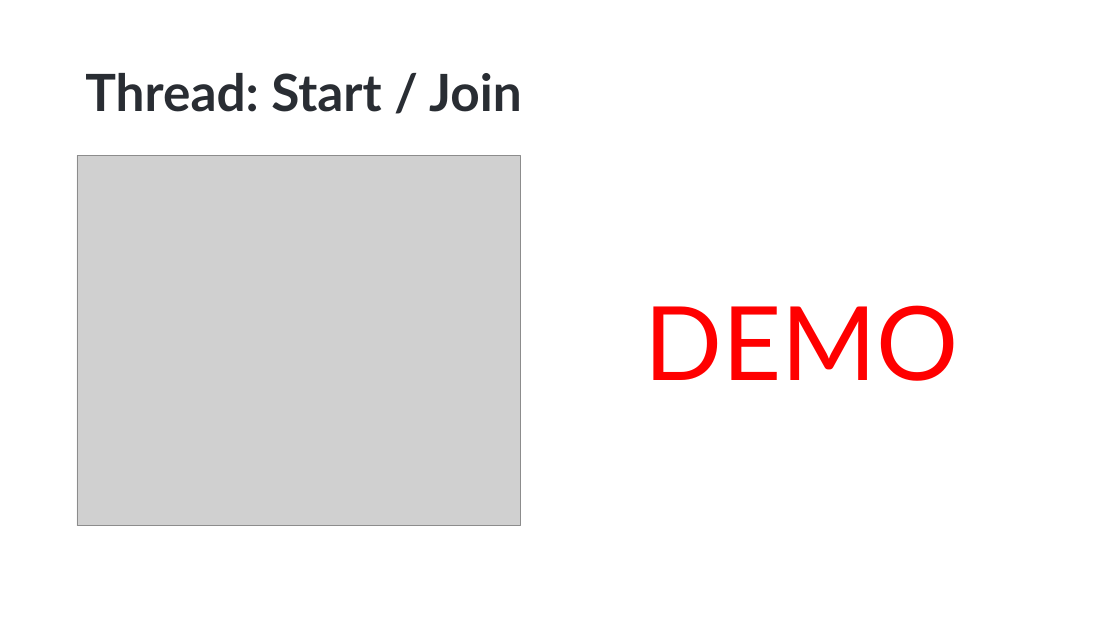
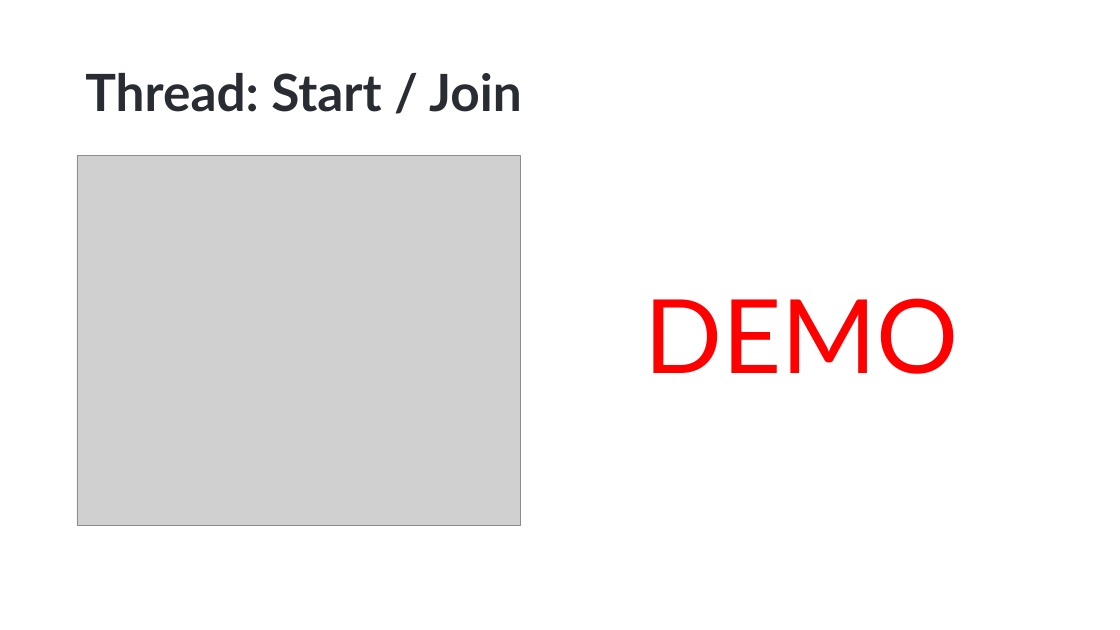
Before and after one commit to hikalkan/presentations, a slide deck: slide 8 of 2023-06-01 Dealing with Concurrency - Multi-Threading in Dotnet/Dotnet-Multi-Threading.pptx. Drawn at 1120x630 pixels with LibreOffice and Linux fonts; fonts in the diff are those of the drawing; grey boxes stand for pictures; background and template pictures are left out. Boxes give left, top, right and bottom in pixels: in the first picture for what was removed or moved away, otherwise in the second. Text is boxed around its words. In the diff, an @@ line names an element or a change of style, - is before the commit and + after.

Commit message:
ParameterizedMultipleThreadStartJoinDemo

```diff
--- a/2023-06-01 Dealing with Concurrency - Multi-Threading in Dotnet/Dotnet-Multi-Threading.pptx
+++ b/2023-06-01 Dealing with Concurrency - Multi-Threading in Dotnet/Dotnet-Multi-Threading.pptx
@@ text "DEMO": place and size @@
-text "DEMO" at (644,305,959,381)
+text "DEMO" at (644,298,959,374)
```
Also in this commit, not shown: 1 slide added, 3 other files.
